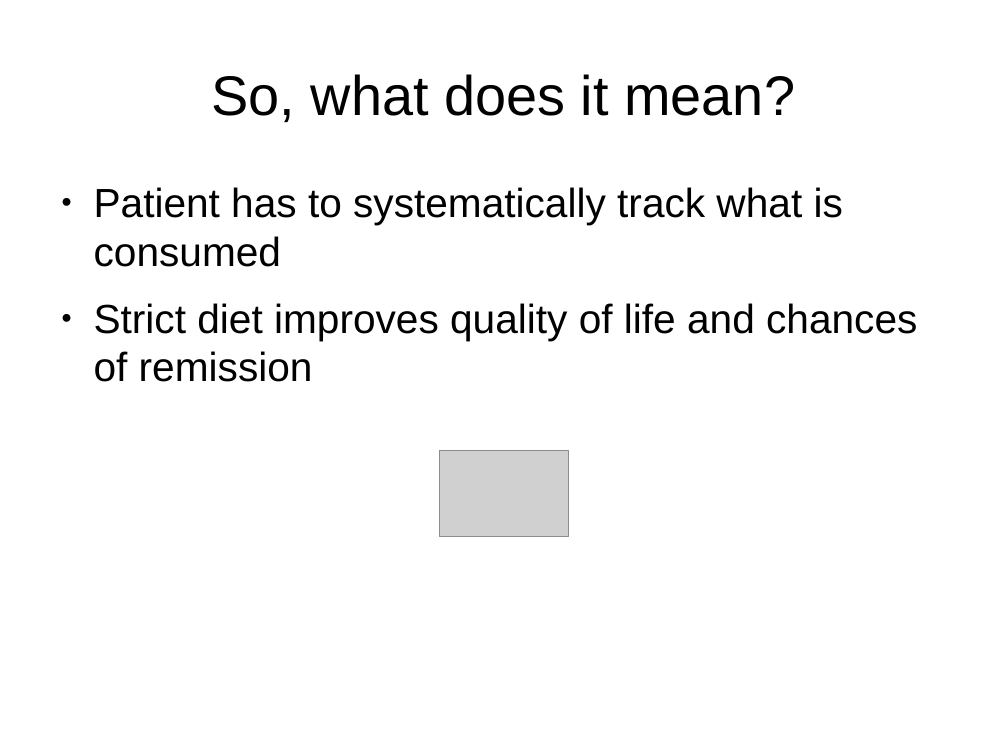
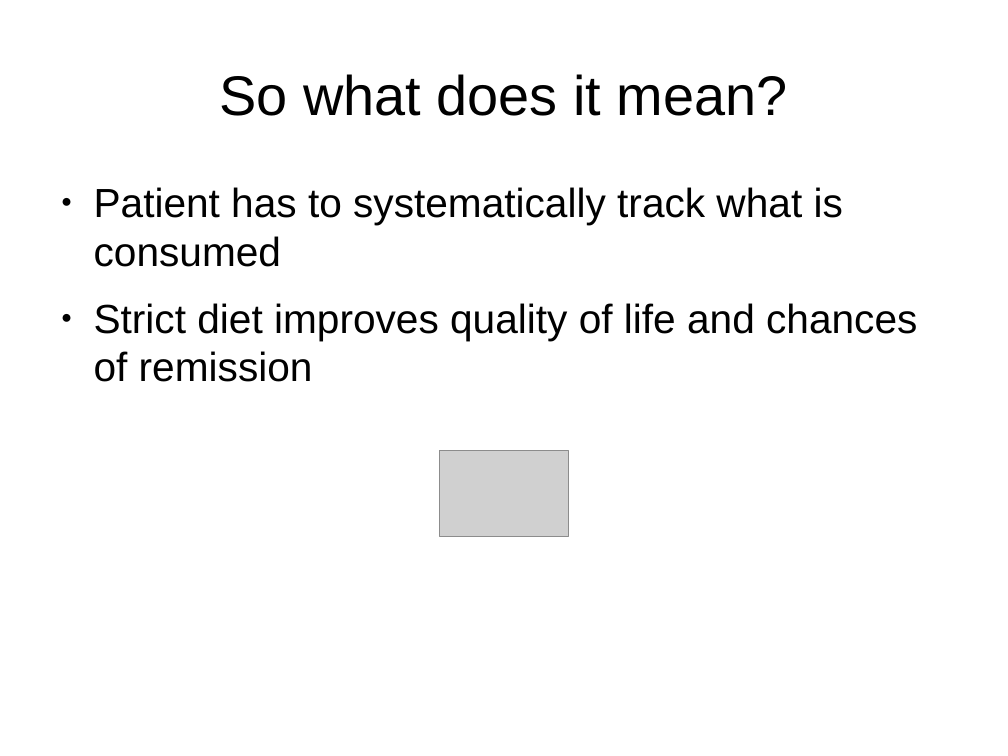
Before and after one commit to ewiger/sugarbaby, a slide deck: slide 3 of doc/slides.odp. Drawn at 1008x756 pixels with LibreOffice and Linux fonts; fonts in the diff are those of the drawing; grey boxes stand for pictures. Boxes give left, top, right and bottom in pixels: in the first picture for what was removed or moved away, otherwise in the second. Text is boxed around its words. In the diff, an @@ line names an element or a change of style, - is before the commit and + after.

```diff
--- a/doc/slides.odp
+++ b/doc/slides.odp
@@ title at box(219, 74, 788, 116): text changed @@
-So, what does it mean?
+So what does it mean?
```
Also in this commit, not shown: 1 other slide changed, 5 slides added, 2 slides removed, 5 other files.
